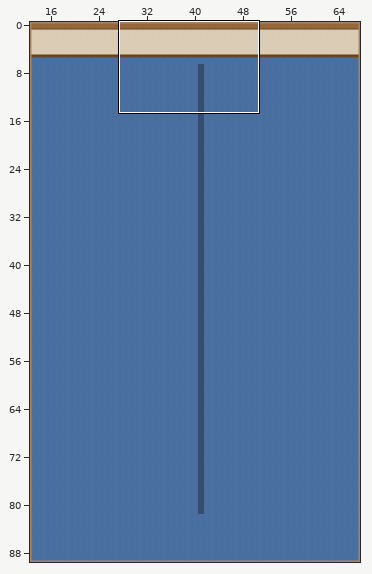
Two versions of a level (Tiled map (JSON), main/resources/worlds/officefloor2.json). The first picture is a wide view before the edit; the outline marks the close-up.
Close-up. Before the edit:
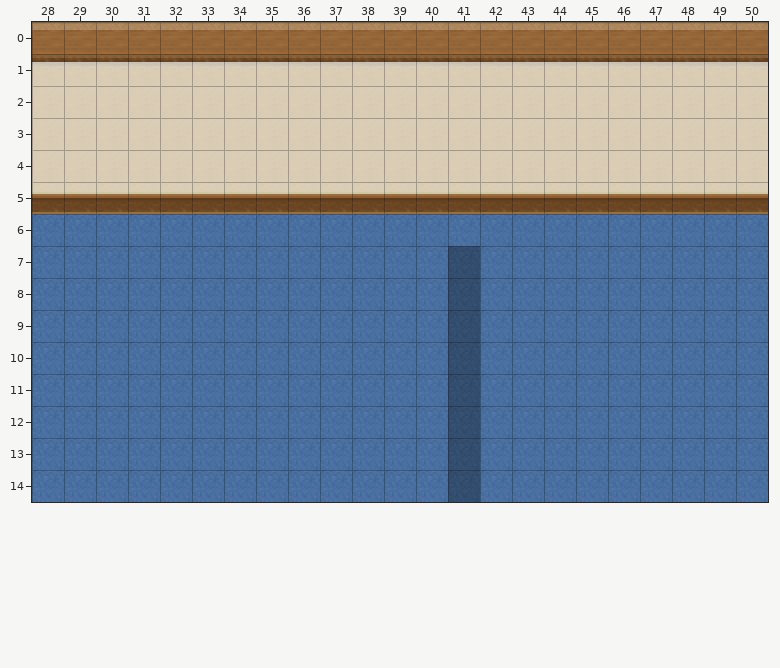
Cells are 16x16 px. Shown: x 28..50, y 0..14. The commit also changed other parts of the map, which this record leaves out.
New version:
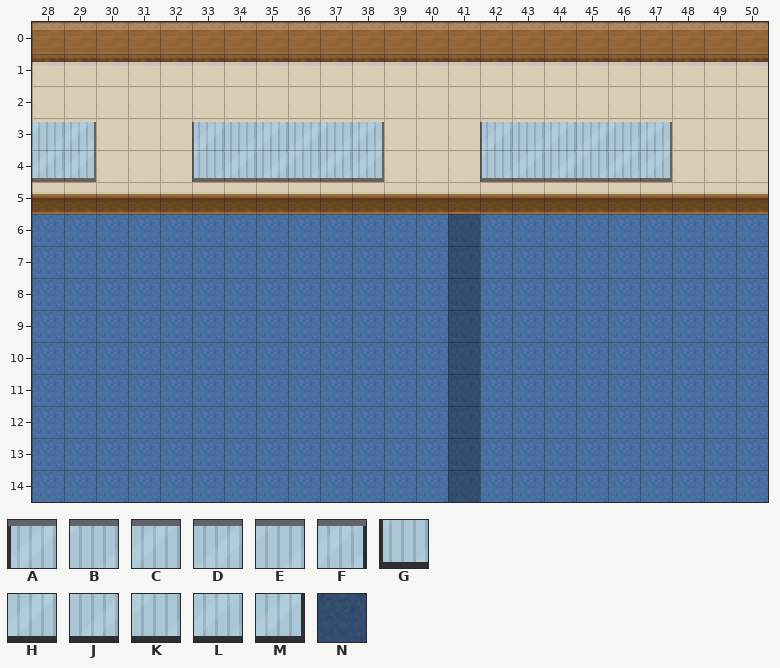
Key: from "Window6_tilesheet": A 0, B 1, C 2, D 3, E 4, F 5, G 6, H 7, J 8, K 9, L 10, M 11; from "shadow_tileset": N 2 turned 180.
_ is an empty cell.
See-through tiles are keyed as they look on the map.
Changes in this commit:
Changed rows in their new state; . is an unchanged cell.
Layer "edges":
first column x 28:
 3 EF...ABCDEF...ABCDEF
 4 LM...GHJKLM...GHJKLM
 6 .............N......
Pixel boxes of the changes (left, top, right, bottom) in both close-ups:
added: (32, 122, 96, 182)
added: (192, 122, 384, 182)
added: (480, 122, 672, 182)
added: (448, 214, 480, 246)
